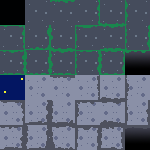
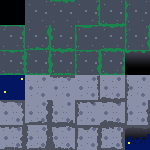
Two versions of the same layered image (150px x 150px). Layer-by-layer changes:
painted on "Layer 20" over [125, 134, 150, 150]
